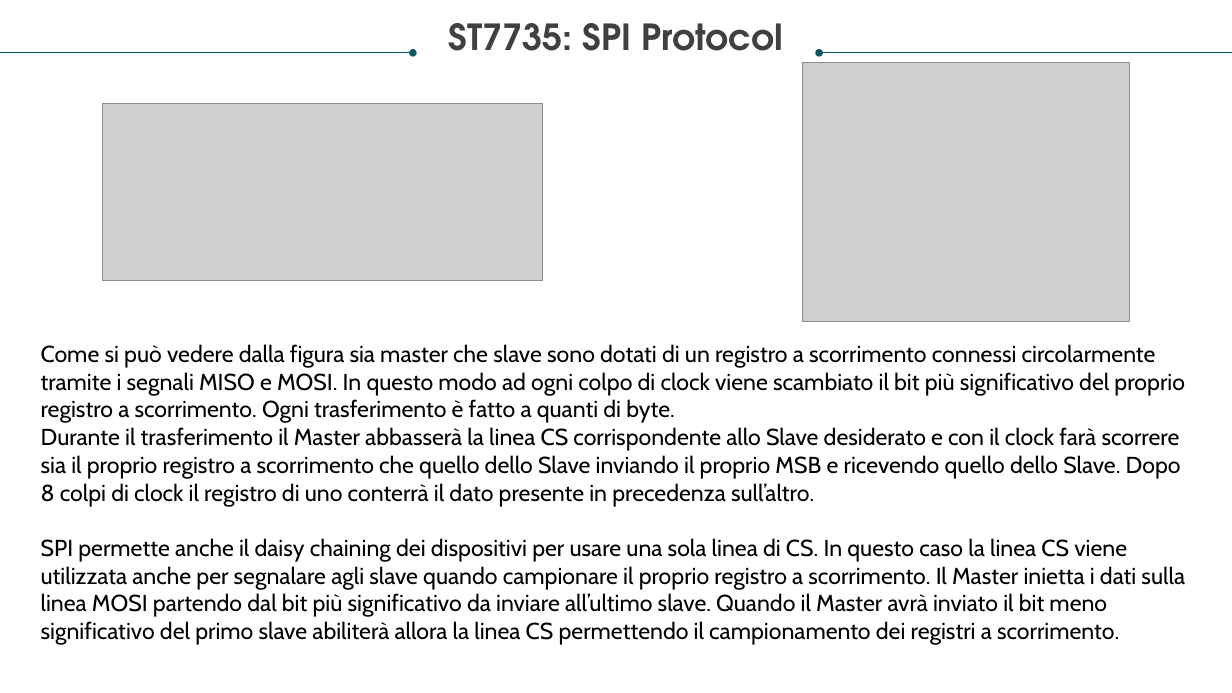
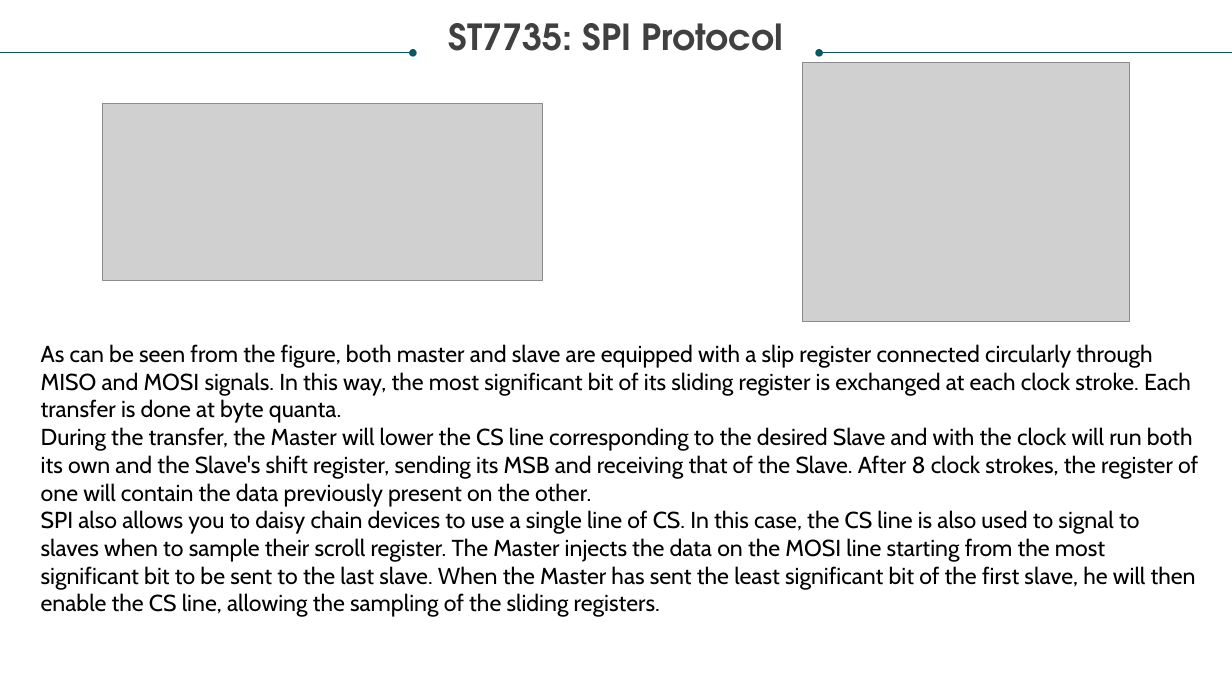
Before and after one commit to RaffaLinux/RaffaLinux.github.io, a slide deck: slide 10 of AndroidMote.pptx. Drawn at 1232x693 pixels with LibreOffice and Linux fonts; fonts in the diff are those of the drawing; grey boxes stand for pictures. Boxes give left, top, right and bottom in pixels: in the first picture for what was removed or moved away, otherwise in the second. Text is boxed around its words. In the diff, an @@ line names an element or a change of style, - is before the commit and + after.

```diff
--- a/AndroidMote.pptx
+++ b/AndroidMote.pptx
@@ text at box(41, 344, 1198, 617): text changed @@
-Come si può vedere dalla figura sia master che slave sono dotati di un registro a scorrimento connessi circolarmente tramite i segnali MISO e MOSI. In questo modo ad ogni colpo di clock viene scambiato il bit più significativo del proprio registro a scorrimento. Ogni trasferimento è fatto a quanti di byte.
-Durante il trasferimento il Master abbasserà la linea CS corrispondente allo Slave desiderato e con il clock farà scorrere sia il proprio registro a scorrimento che quello dello Slave inviando il proprio MSB e ricevendo quello dello Slave. Dopo 8 colpi di clock il registro di uno conterrà il dato presente in precedenza sull’altro.
-SPI permette anche il daisy chaining dei dispositivi per usare una sola linea di CS. In questo caso la linea CS viene utilizzata anche per segnalare agli slave quando campionare il proprio registro a scorrimento. Il Master inietta i dati sulla linea MOSI partendo dal bit più significativo da inviare all’ultimo slave. Quando il Master avrà inviato il bit meno significativo del primo slave abiliterà allora la linea CS permettendo il campionamento dei registri a scorrimento.
+As can be seen from the figure, both master and slave are equipped with a slip register connected circularly through MISO and MOSI signals. In this way, the most significant bit of its sliding register is exchanged at each clock stroke. Each transfer is done at byte quanta.
+During the transfer, the Master will lower the CS line corresponding to the desired Slave and with the clock will run both its own and the Slave's shift register, sending its MSB and receiving that of the Slave. After 8 clock strokes, the register of one will contain the data previously present on the other.
+SPI also allows you to daisy chain devices to use a single line of CS. In this case, the CS line is also used to signal to slaves when to sample their scroll register. The Master injects the data on the MOSI line starting from the most significant bit to be sent to the last slave. When the Master has sent the least significant bit of the first slave, he will then enable the CS line, allowing the sampling of the sliding registers.
```
Also in this commit, not shown: 15 other slides changed, 3 slides added, 3 slides removed.
